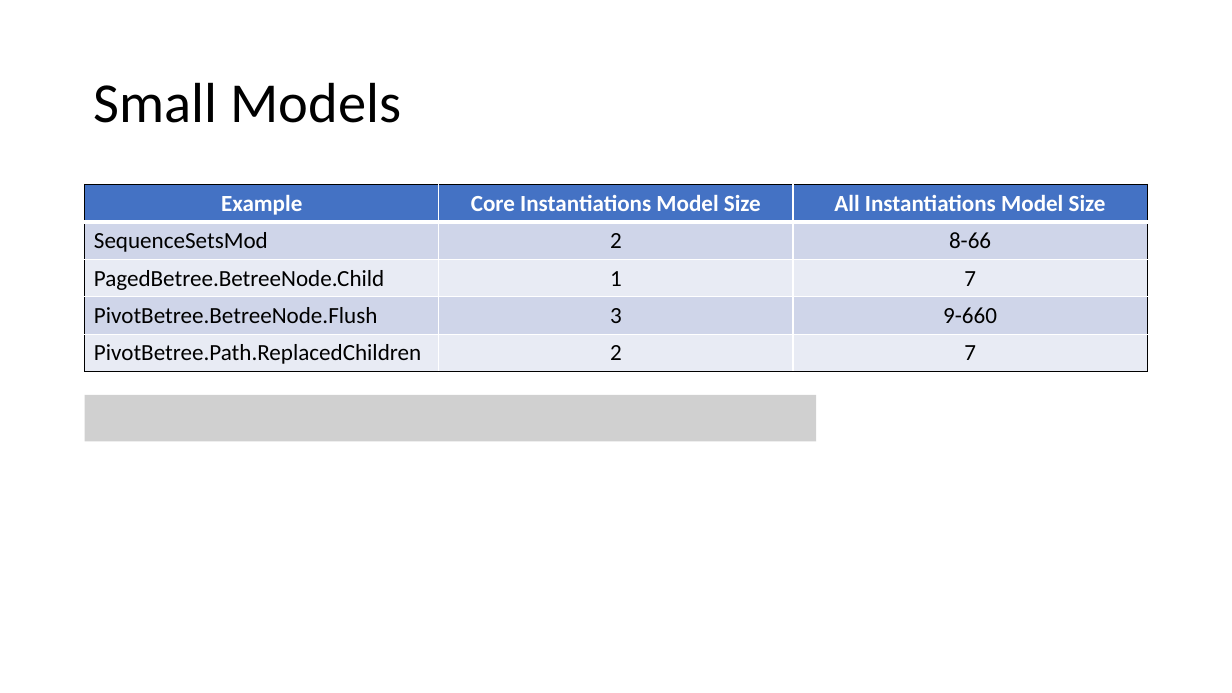
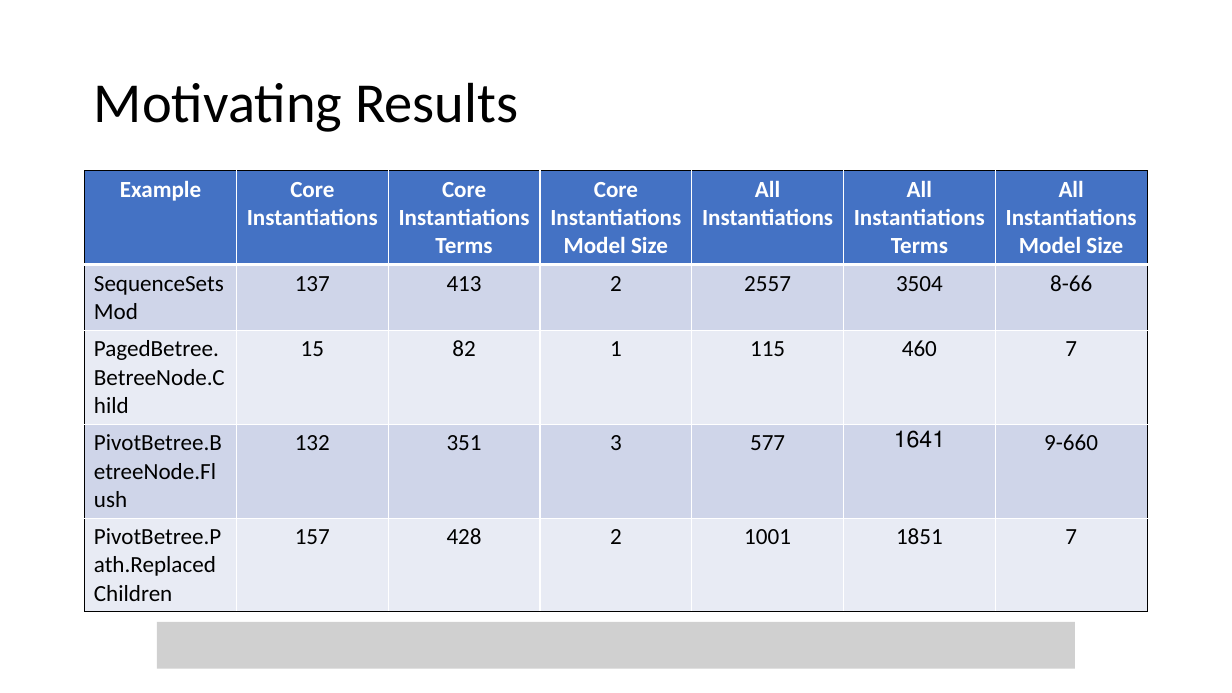
Before and after one commit to neta-elad/qifac, a slide deck: slide 3 of slides/ideas-Dec22.pptx (slide 2 before the commit). Drawn at 1232x693 pixels with LibreOffice and Linux fonts; fonts in the diff are those of the drawing; grey boxes stand for pictures. Boxes give left, top, right and bottom in pixels: in the first picture for what was removed or moved away, otherwise in the second. Text is boxed around its words. In the diff, an @@ line names an element or a change of style, - is before the commit and + after.

Commit message:
slides

```diff
--- a/slides/ideas-Dec22.pptx
+++ b/slides/ideas-Dec22.pptx
@@ title at [94, 82, 518, 132]: text changed @@
-Small Models
+Motivating Results
@@ table at [85, 171, 1146, 605] @@
+column 2: Core Instantiations | 137 | 15 | 132 | 157
+column 3: Core Instantiations Terms | 413 | 82 | 351 | 428
+column 5: All Instantiations | 2557 | 115 | 577 | 1001
+column 6: All Instantiations Terms | 3504 | 460 | 1641 | 1851
@@ table: place and size @@
-table at [85, 185, 1147, 372]
+table at [85, 171, 1146, 605]
@@ picture removed at [85, 395, 817, 441] @@
@@ picture added at [157, 622, 1075, 668] @@
```
Also in this commit, not shown: 2 slides added.
